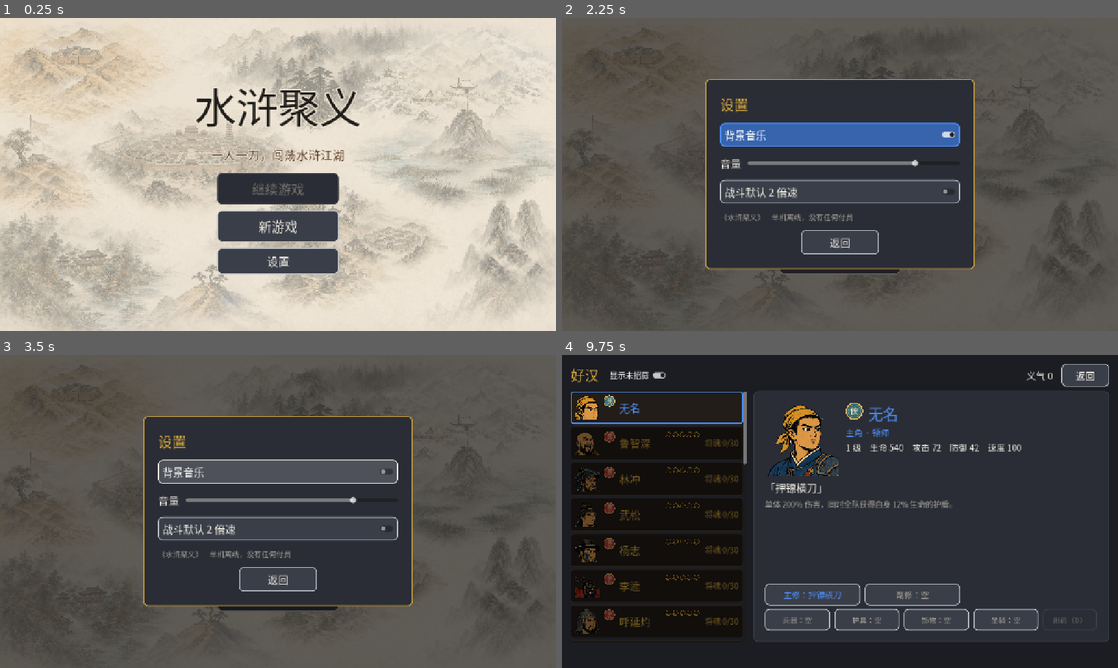
Above: before the commit, frames 1-4 (two rows, left to right).
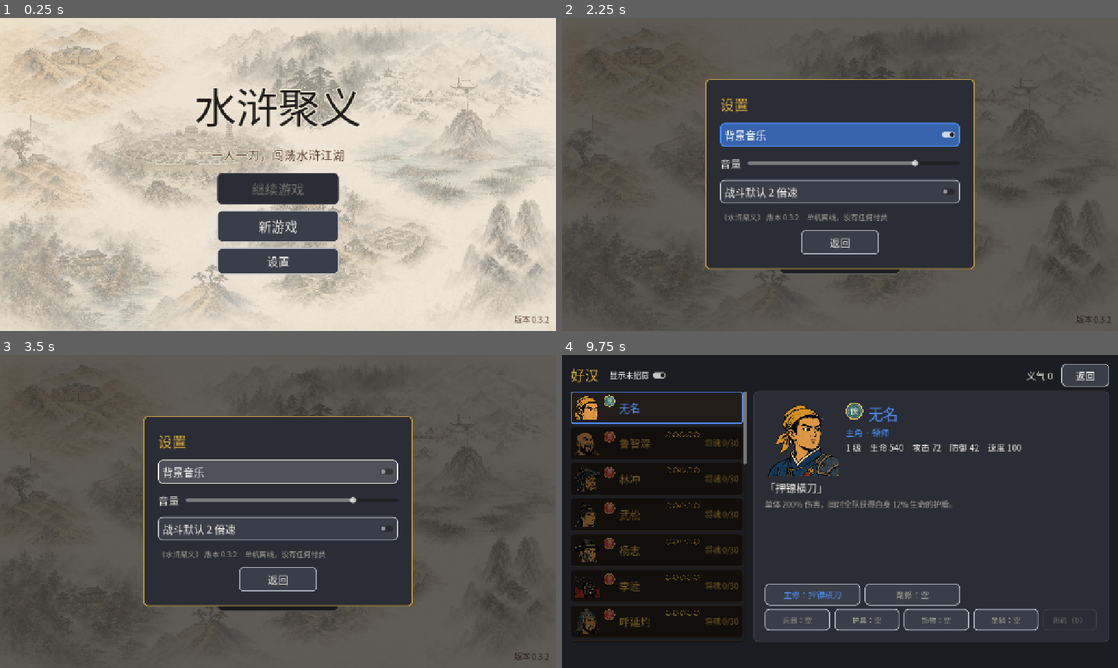
Above: after the commit, the same moments.

Repository: novalabs068/Game-shuihujuyi
Game: Godot game, scene res://scenes/main.tscn
Two runs of this game, one before a commit and one after it. Both use one fixed random seed, a clock stepped at 60 frames per second and the inputs below.
Inputs:
- Up to frame 1 (0.25 s): no input
- Up to frame 2 (2.25 s): click "新游戏" at 0.5 s; click "返回" at 1.25 s; click "设置" at 2 s
- Up to frame 3 (3.5 s): click "背景音乐" at 2.75 s
- Up to frame 4 (9.75 s): click "战斗默认 2 倍速" at 3.5 s; click "返回" at 4.25 s; click "新游戏" at 5 s; click "踏入江湖" at 5.75 s; click "无名" at 6.5 s; click "音乐：关" at 7.25 s; click "音乐：开" at 8 s; click "换武学、装备" at 8.75 s; click "显示未招募" at 9.5 s

The runs differ from the first frame. In frame 1, less than 0.1% of the frame differs, in the area x 92-99%, y 95-98%; in frame 2, 0.3%, in the area x 36-99%, y 62-98%; in frame 3, 0.3%; in frame 4, less than 0.1%.

Commit message:
版本号：tools/build_apk.sh 每打一次包版本号自动加一（0.3.N，同步写进安卓包和 project.godot），开始界面右下角和设置里显示版本
Co-Authored-By: Claude Opus 5.5 <noreply@anthropic.com>

Diff:
--- a/project.godot
+++ b/project.godot
@@ -7,6 +7,7 @@
 [application]
 
 config/name="水浒聚义"
+config/version="0.3.2"
 run/main_scene="res://scenes/main.tscn"
 config/features=PackedStringArray("4.7", "GL Compatibility")
 config/icon="res://icon.png"
--- a/scripts/ui/settings_panel.gd
+++ b/scripts/ui/settings_panel.gd
@@ -68,7 +68,7 @@
 		_restart.pressed.connect(_on_restart)
 		v.add_child(_restart)
 
-	v.add_child(UiKit.label("《水浒聚义》　单机离线，没有任何付费", 17, UiKit.TEXT_DIM))
+	v.add_child(UiKit.label("《水浒聚义》 版本 %s　单机离线，没有任何付费" % UiKit.version(), 17, UiKit.TEXT_DIM))
 	var close := UiKit.button("返回", Vector2(180, 56), 24)
 	close.size_flags_horizontal = Control.SIZE_SHRINK_CENTER
 	close.pressed.connect(func() -> void: closed.emit())
--- a/scripts/ui/title_screen.gd
+++ b/scripts/ui/title_screen.gd
@@ -58,3 +58,12 @@
 		var note := UiKit.label("新游戏会覆盖现在的存档（%s）" % GameState.player_name, 18, Color("5a3a2a"))
 		note.horizontal_alignment = HORIZONTAL_ALIGNMENT_CENTER
 		buttons.add_child(note)
+	# 右下角的版本号
+	var ver := UiKit.label("版本 %s" % UiKit.version(), 18, Color("5a3a2a"))
+	add_child(ver)
+	ver.set_anchors_and_offsets_preset(Control.PRESET_BOTTOM_RIGHT)
+	ver.offset_left = -220
+	ver.offset_top = -40
+	ver.offset_right = -16
+	ver.offset_bottom = -12
+	ver.horizontal_alignment = HORIZONTAL_ALIGNMENT_RIGHT
--- a/scripts/ui/ui_kit.gd
+++ b/scripts/ui/ui_kit.gd
@@ -157,6 +157,11 @@
 		if child is Control:
 			(child as Control).mouse_filter = Control.MOUSE_FILTER_IGNORE
 		ignore_mouse(child)
+
+
+## 游戏版本号（tools/build_apk.sh 每打一次包加一，写在 project.godot）。
+static func version() -> String:
+	return str(ProjectSettings.get_setting("application/config/version", "开发版"))
 
 
 ## 1～99 写成汉字（「第十二回合」）。
Not shown, changed: export_presets.cfg
Not shown, added: tools/build_apk.sh
